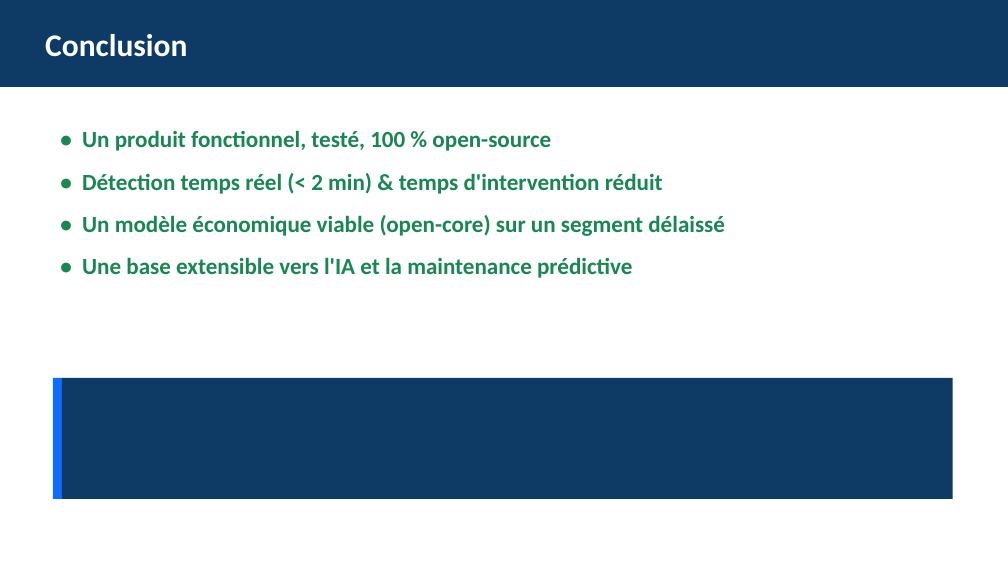
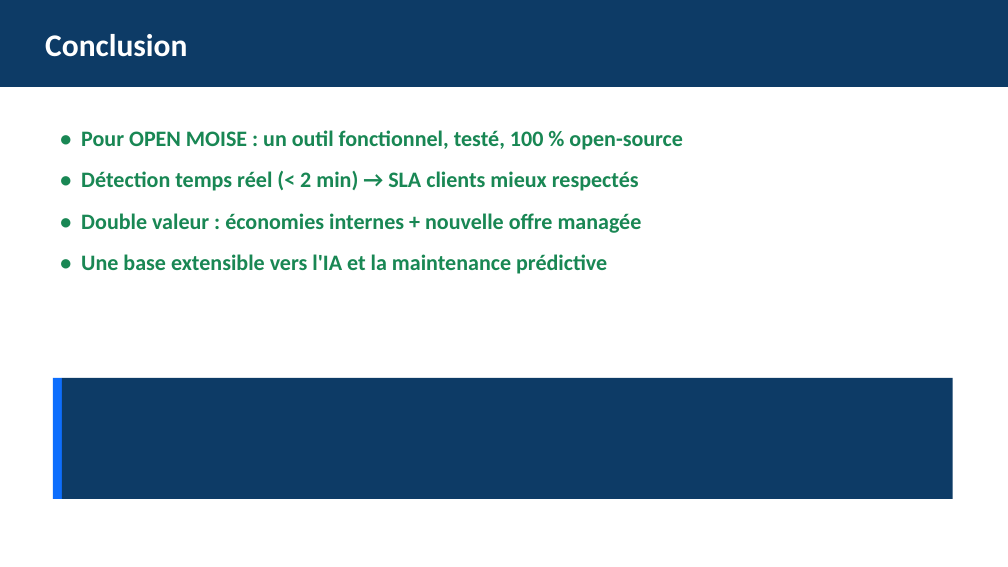
Before and after one commit to esperanceykouassi-bit/Supervision-reseau, a slide deck: slide 24 of soutenance/presentation-projet.pptx. Drawn at 1008x567 pixels with LibreOffice and Linux fonts; fonts in the diff are those of the drawing. Boxes give left, top, right and bottom in pixels: in the first picture for what was removed or moved away, otherwise in the second. Text is boxed around its words. In the diff, an @@ line names an element or a change of style, - is before the commit and + after.

```diff
--- a/soutenance/presentation-projet.pptx
+++ b/soutenance/presentation-projet.pptx
@@ text at (81,130,683,233): text changed; size 22 to 21 pt @@
-• Un produit fonctionnel, testé, 100 % open-source
-• Détection temps réel (< 2 min) & temps d'intervention réduit
-• Un modèle économique viable (open-core) sur un segment délaissé
+• Pour OPEN MOISE : un outil fonctionnel, testé, 100 % open-source
+• Détection temps réel (< 2 min) → SLA clients mieux respectés
+• Double valeur : économies internes + nouvelle offre managée
@@ text at (81,254,607,274): size 22 to 21 pt in "• Une base extensible vers l'IA et ..." @@
```
Also in this commit, not shown: 15 other slides changed, 1 slide added, 1 slide removed, 2 other files.
